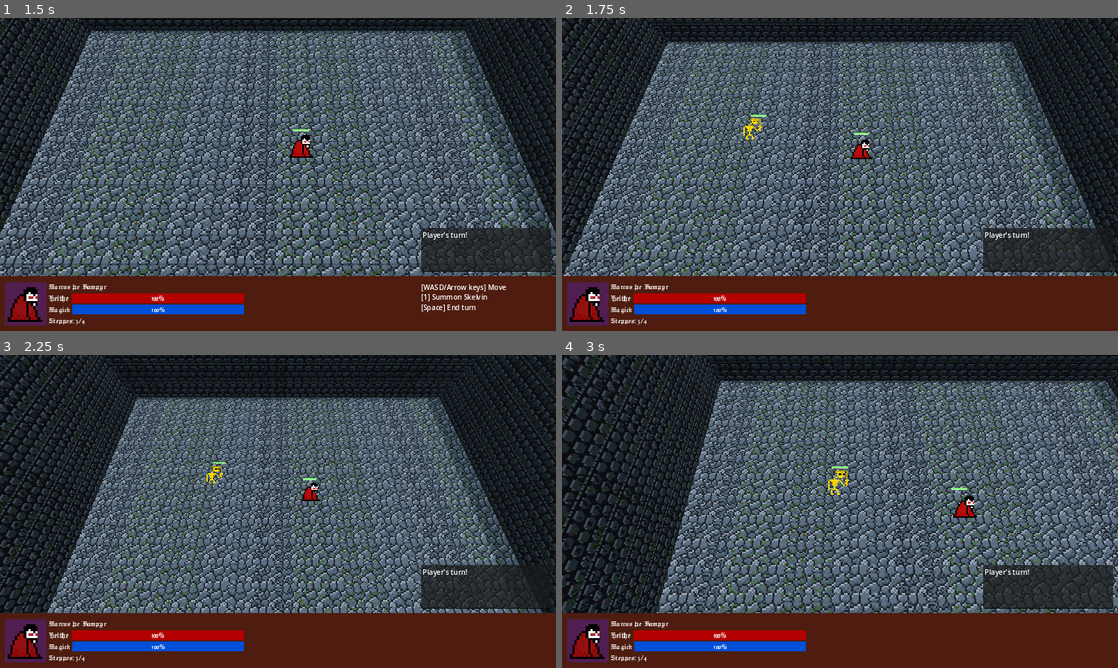
Above: before the commit, frames 1-4 (two rows, left to right).
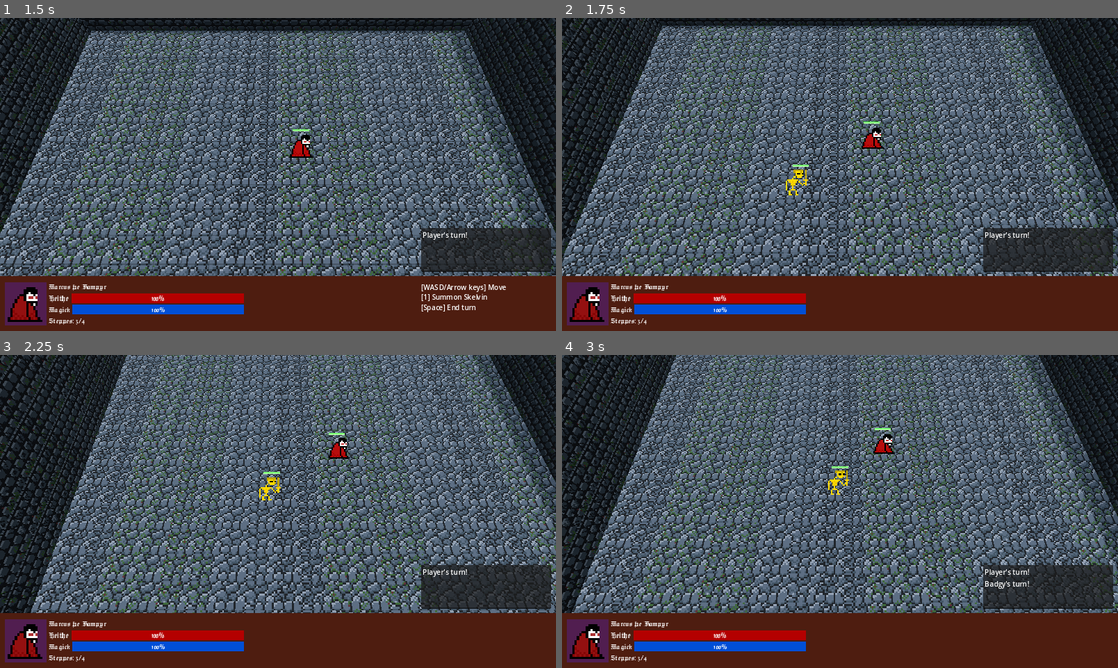
Above: after the commit, the same moments.

Repository: FlamingRat/ldjam55
Game: Godot game, scene res://levels/overworld.tscn
The game is run twice, just before and just after one commit, with the same random seed, the same clock (stepped at 60 frames per second) and the same inputs.
Inputs:
- Up to frame 1 (1.5 s): hold D (move_right) 0.53-1.28 s; tap Space (confirm) at 0.6 s; hold S (move_down) from 1.28 s (still down); tap 1 (summon1) at 1.35 s
- Up to frame 2 (1.75 s): keep holding S (move_down)
- Up to frame 3 (2.25 s): release S (move_down) at 2.03 s; hold D (move_right) from 2.03 s (still down); tap Space (confirm) at 2.1 s
- Up to frame 4 (3 s): release D (move_right) at 2.78 s; hold W (move_up) from 2.78 s (still down); tap 1 (summon1) at 2.85 s

Frame 1 is identical in both runs. In frame 2, 55% of the frame differs, in the area x 0-100%, y 0-83%; in frame 3, 59%; in frame 4, 60%.

Commit message:
Prevent spawning on top of existing units

Diff:
--- a/enemies/spawner.gd
+++ b/enemies/spawner.gd
@@ -8,6 +8,7 @@
 @export var spawn_per_turn: int
 @export var turns_per_spawn_per_turn_increase: int
 @onready var turn_counter = spawn_cooldown
+@onready var spawn_checker = $SpawnChecker
 var total_turn_counter = 0
 
 
@@ -29,5 +30,35 @@
 	for i in spawn_per_turn:
 		var inst = spawn.instantiate()
 		get_parent().add_child(inst)
-		var randpos = Vector3(randi_range(-spawn_range, spawn_range), 0, randi_range(-spawn_range, spawn_range))
+		var randpos = random_spawn()
+		while not valid_spawn(randpos):
+			randpos = random_spawn()
+
 		inst.global_position = global_position + randpos
+
+
+func random_spawn():
+	return Vector3(randi_range(-spawn_range, spawn_range), 0, randi_range(-spawn_range, spawn_range))
+
+
+func valid_spawn(pos: Vector3):
+	spawn_checker.global_position = pos + Vector3.DOWN * 5
+	spawn_checker.force_raycast_update()
+
+	var collisions = []
+	while spawn_checker.get_collider():
+		spawn_checker.force_raycast_update()
+
+		var coll = spawn_checker.get_collider()
+		if not coll:
+			continue
+
+		collisions.append(coll)
+		spawn_checker.add_exception(coll)
+
+	spawn_checker.clear_exceptions()
+	return not collisions.any(is_hitbox)
+
+
+func is_hitbox(coll: Area3D):
+	return coll is Hitbox
--- a/levels/overworld.tscn
+++ b/levels/overworld.tscn
@@ -175,6 +175,11 @@
 [node name="CharacterTurnListener" type="Node" parent="Spawner"]
 script = ExtResource("5_6jcuj")
 
+[node name="SpawnChecker" type="RayCast3D" parent="Spawner"]
+transform = Transform3D(1, 0, 0, 0, 1, 0, 0, 0, 1, 2.08165e-12, -5, 2.08165e-12)
+target_position = Vector3(2.08165e-12, 5, 2.08165e-12)
+collide_with_areas = true
+
 [node name="FloorTexture" type="MeshInstance3D" parent="."]
 mesh = SubResource("PlaneMesh_nlgnt")
 
Not shown: 1 places in enemies/badgy.tscn that only renumber resources
Not shown: 1 places in levels/overworld.tscn that only renumber resources
Not shown: 1 places in summons/skelvin.tscn that only renumber resources
Not shown: 1 places in ui/main_theme.tres that only renumber resources
